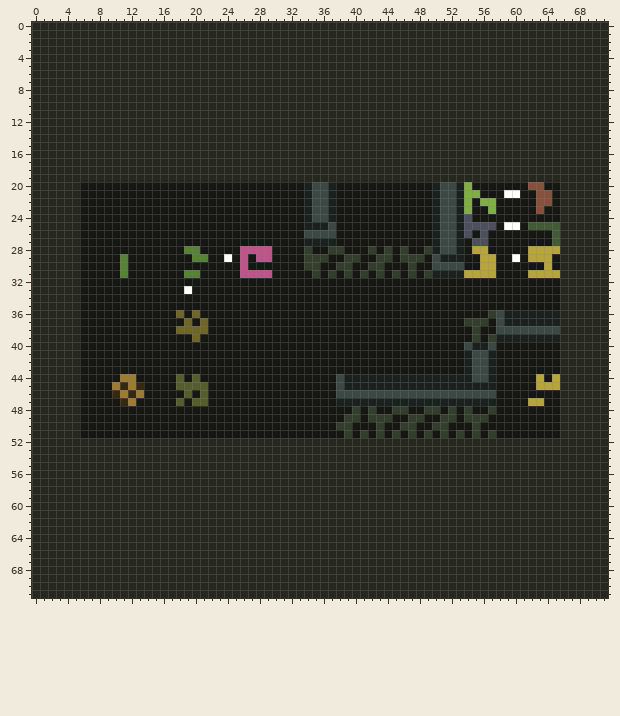
Two versions of one sprite sheet, 900level.png. Above, as it was before the edit.
The file is 72x72 pixels.
And afterwards:
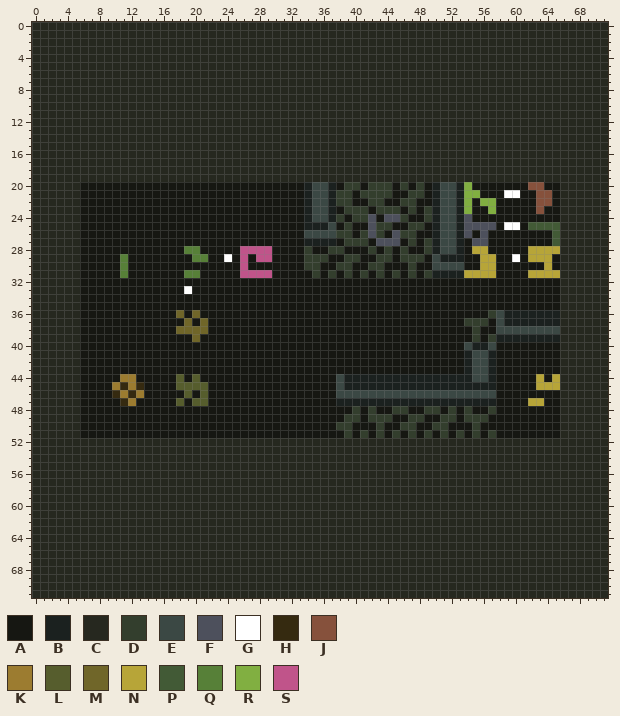
Palette (. is transparent): A #161712  B #1b211f  C #26281f  D #333e2d  E #3b4844  F #4d505c  G #ffffff  H #352a10  J #86513c  K #9c7c30  L #565d2d  M #706629  N #b7a538  P #425a36  Q #578038  R #81af41  S #c0548a
Change:
Colour A gives way to colour D in row 20 at x 39 to 40, 42 to 44, 46 and 48; in row 21 at x 38 to 39, 41 to 44 and 47 to 48; in row 22 at x 38 to 39, 42 to 43 and 46 to 47; in row 23 at x 39 to 41, 43 to 45, 47 and 49; in row 24 at x 38, 40 to 41, 46 and 49; in row 25 at x 39, 43 to 44 and 47 to 48.
Colour A gives way to colour D in row 26 at x 38 to 39, 41, 43 and 46 to 47; in row 27 at x 39 to 41, 47 and 49.
Colour A gives way to colour F in row 24 at x 42 and 44 to 45; in row 25 at x 42; in row 26 at x 42 and 45; in row 27 at x 43 to 45.
Boxes around the changes in both pictures, in picture pixels (x1, y1, x2, y2):
changed: (336, 182, 432, 246)
